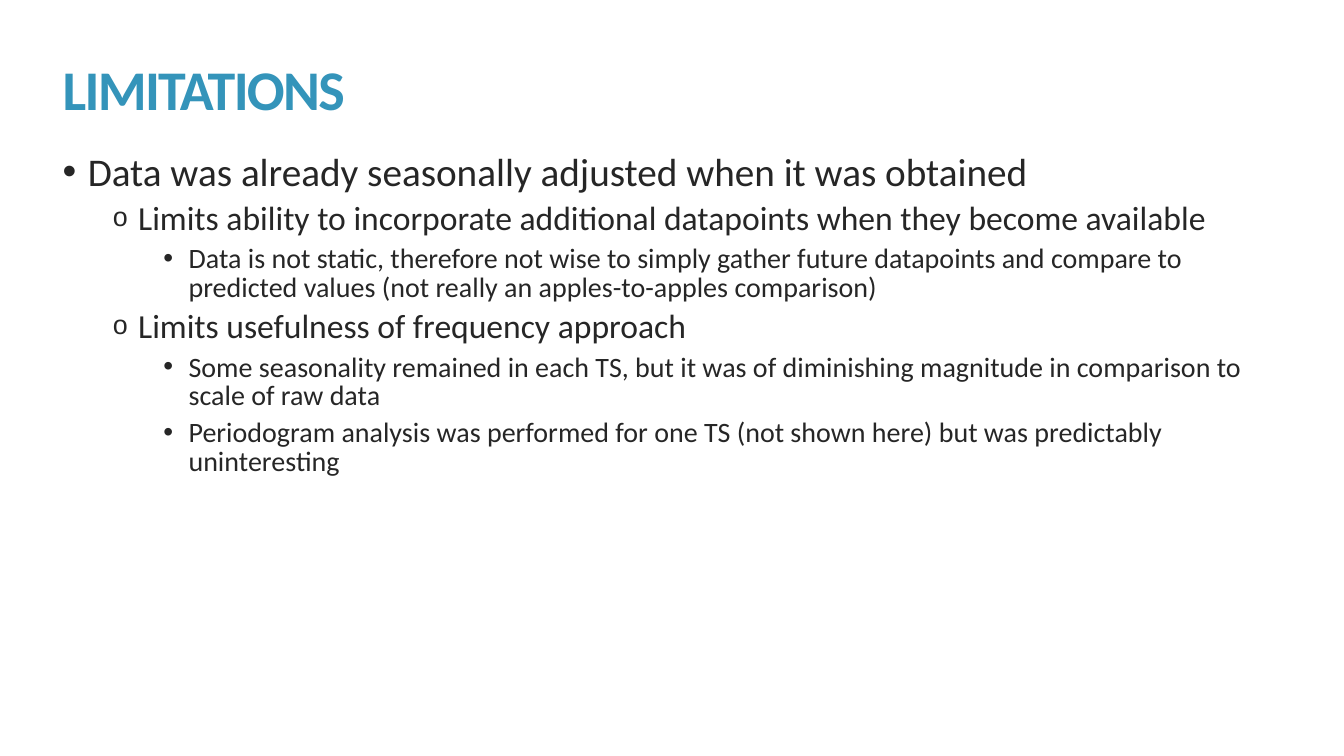
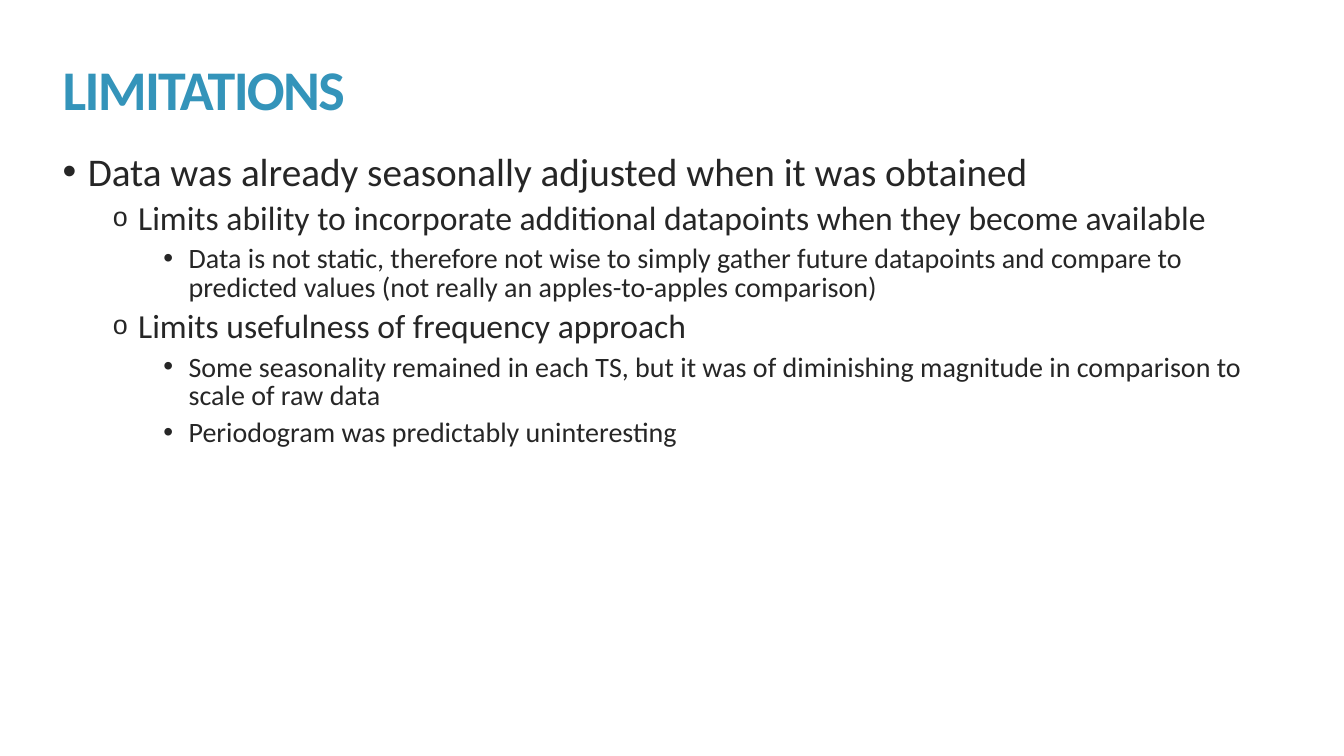
Before and after one commit to kmprioliPROF/MAT_8444_Final_Project, a slide deck: slide 17 of Prioli_Final_Proj.pptx (slide 16 before the commit). Drawn at 1344x756 pixels with LibreOffice and Linux fonts; fonts in the diff are those of the drawing. Boxes give left, top, right and bottom in pixels: in the first picture for what was removed or moved away, otherwise in the second. Text is boxed around its words. In the diff, an @@ line names an element or a change of style, - is before the commit and + after.

```diff
--- a/Prioli_Final_Proj.pptx
+++ b/Prioli_Final_Proj.pptx
@@ text at [189, 422, 677, 447]: text changed @@
-    • Periodogram analysis was performed for one TS (not shown here) but was predictably uninteresting
+    • Periodogram was predictably uninteresting
```
Also in this commit, not shown: 7 other slides changed, 1 slide added.
